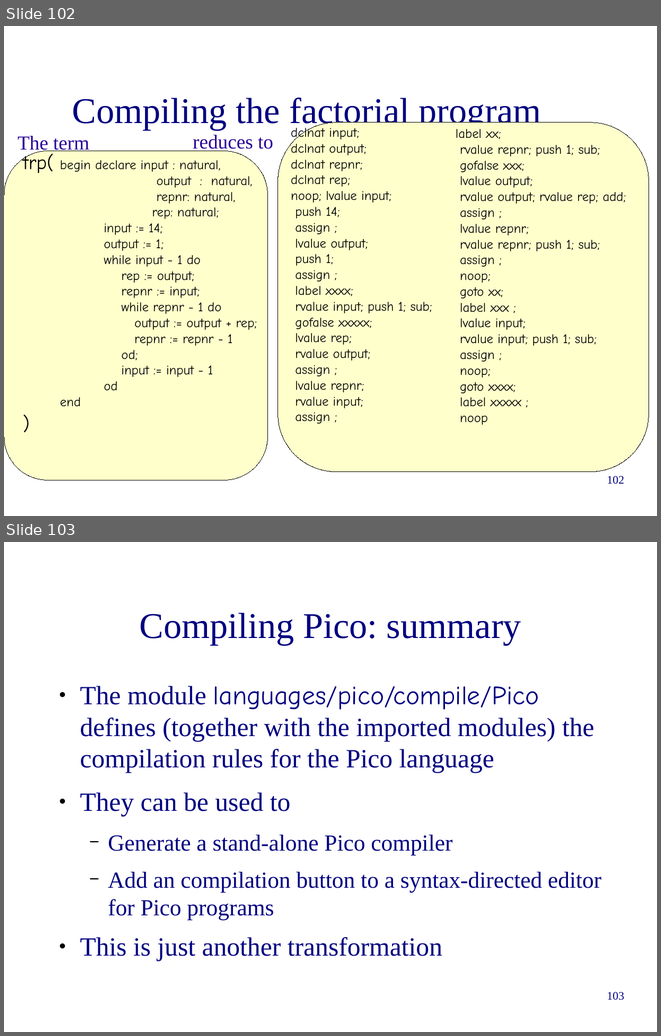
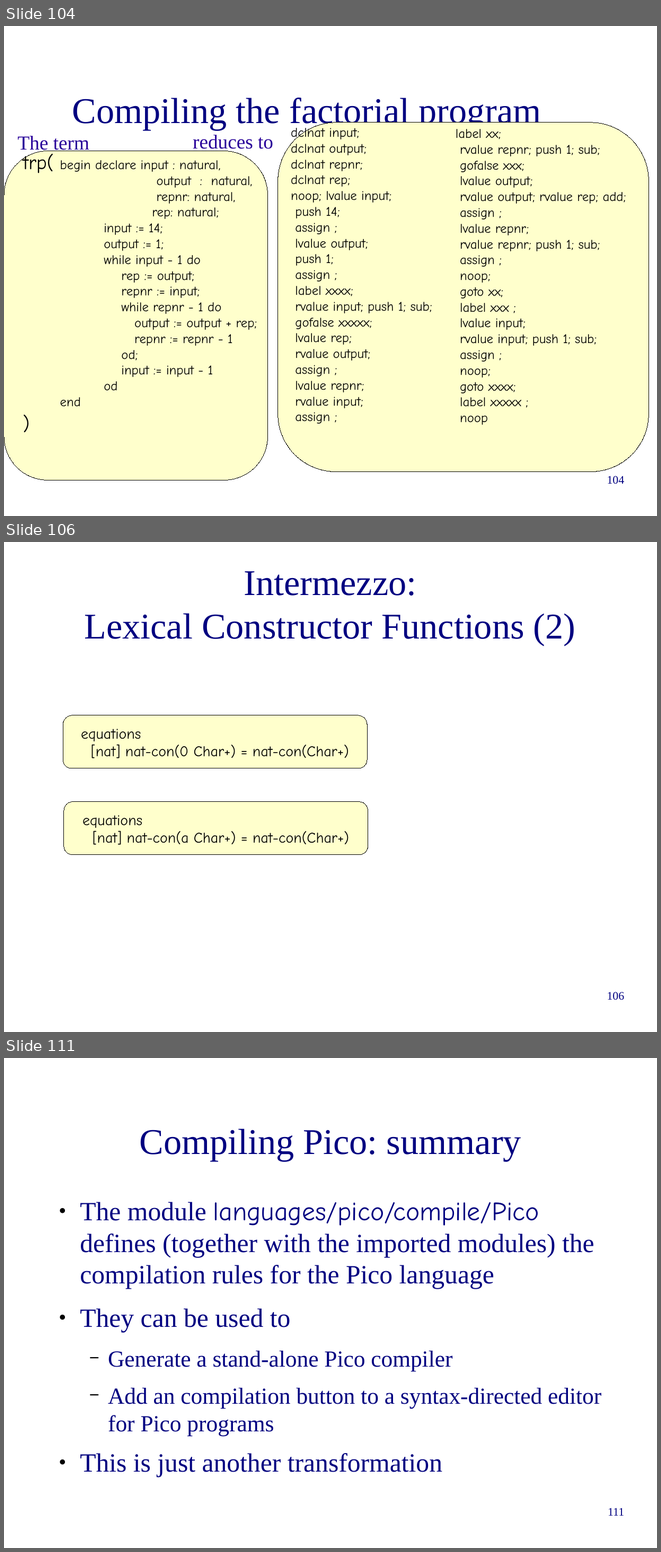
Before and after one commit to cwi-swat/meta-environment, a slide deck: meta-doc/extraction-transformation/6-asfsdf-intro/asfsdf-intro.odp. Shown one above the other, each under a label of ours: slides 102 and 103 before the commit, slides 104, 106 and 111 after it; the slides between them are not shown. The pictures are 661x1036 and 661x1552 pixels, drawn with LibreOffice and Linux fonts; fonts in the diff are those of the drawing; background and template pictures are left out. Boxes give left, top, right and bottom in pixels: in the first picture for what was removed or moved away, otherwise in the second. Text is boxed around its words. In the diff, an @@ line names an element or a change of style, - is before the commit and + after.

Commit message:
Fixed a number of typos and added slides on list matching and lexical constructor functions.

```diff
--- a/meta-doc/extraction-transformation/6-asfsdf-intro/asfsdf-intro.odp
+++ b/meta-doc/extraction-transformation/6-asfsdf-intro/asfsdf-intro.odp
@@ slide 106 added at bbox=[4, 542, 657, 1032], background #FFFFFF @@
@@ title added at bbox=[85, 571, 576, 645], 44 pt, text #000080 @@
+Intermezzo:
+Lexical Constructor Functions (2)
@@ rounded rectangle added at bbox=[63, 715, 367, 768], fill #FFFFCC, outline #000000 0 pt, 18 pt, text #000000 @@
+equations
+[nat] nat-con(0 Char+) = nat-con(Char+)
@@ rounded rectangle added at bbox=[64, 802, 368, 854], fill #FFFFCC, outline #000000 0 pt, 18 pt, text #000000 @@
+equations
+[nat] nat-con(a Char+) = nat-con(Char+)
@@ page number added at bbox=[607, 991, 625, 1000], 14 pt, text #000080 @@
+106
@@ what was slide 102 is now slide 104 @@
@@ page number at bbox=[607, 475, 625, 484]: text changed @@
-102
+104
@@ what was slide 103 is now slide 111 @@
@@ page number at bbox=[608, 1507, 624, 1515]: text changed @@
-103
+111
```
Also in this commit, not shown: 10 slides changed, 7 other slides added.
